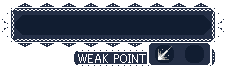
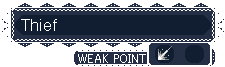
Layers edited between the first and the second w=225, h=67 image:
renamed "Pasted Layer" to "Thief", showed it, moved it above "BG", painted on it over [21, 19, 57, 31]
